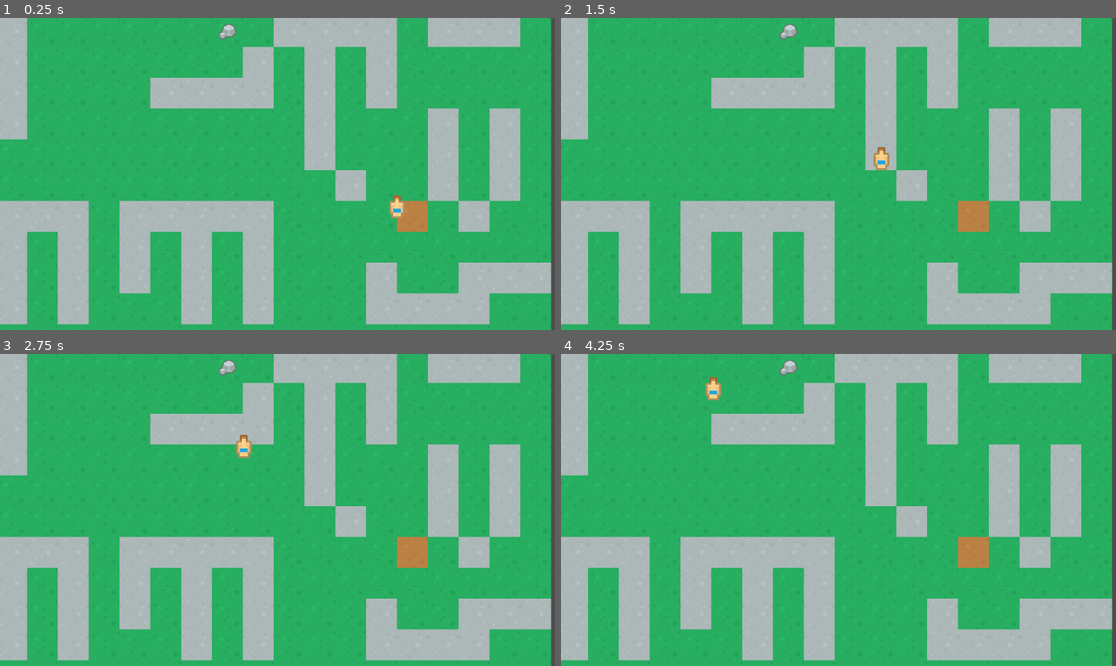
Above: before the commit, frames 1-4 (two rows, left to right).
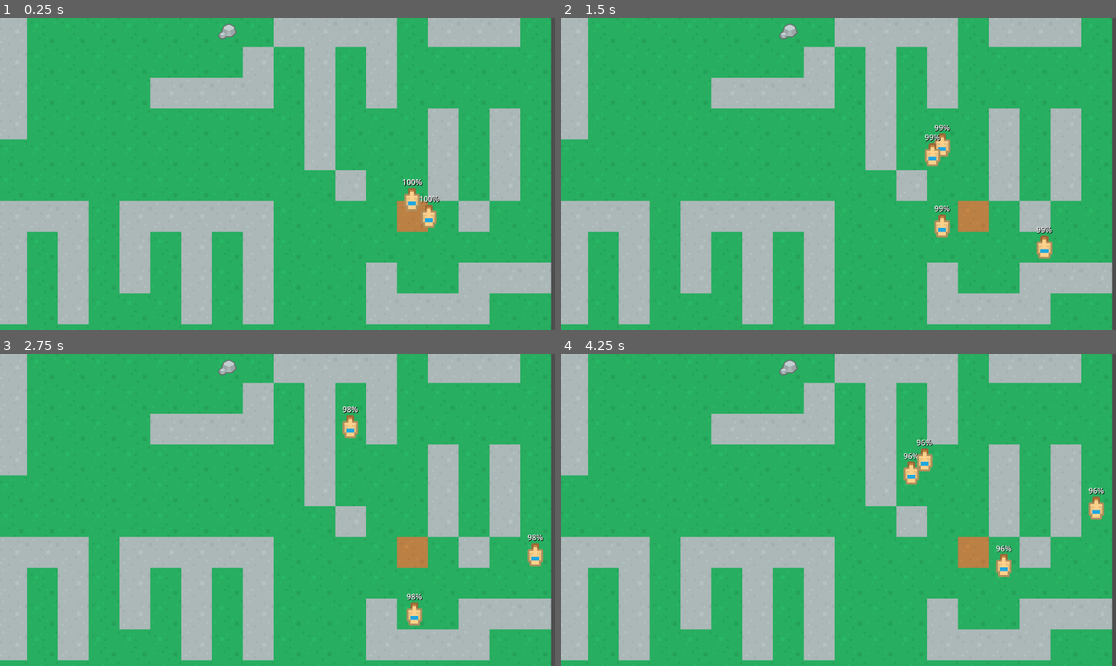
Above: after the commit, the same moments.

Repository: ApostolisSiampanis/intelligent-agents
Game: Godot game, scene res://scenes/main_scene.tscn
Two runs of this game, one before a commit and one after it. Both use one fixed random seed, a clock stepped at 60 frames per second and the inputs below. This scene is started directly instead of the project's main scene.
Inputs (mouse positions are in pixels of both pictures, inside the frame that each line leads up to):
- Up to frame 1 (0.25 s): no input
- Up to frame 2 (1.5 s): move the mouse to (810, 236) at 0.52 s; hold S (camera_move_down) 0.53-1.28 s; move the mouse to (1005, 220) at 1.27 s; tap A (camera_move_left) at 1.35 s
- Up to frame 3 (2.75 s): move the mouse to (111, 463) at 2.02 s; hold D (camera_move_right) from 2.03 s (still down)
- Up to frame 4 (4.25 s): move the mouse to (866, 510) at 2.77 s; release D (camera_move_right) at 2.78 s; tap W (camera_move_up) at 2.85 s; move the mouse to (755, 432) at 3.52 s; tap Middle mouse button (camera_pan) at 3.6 s

The runs differ from the first frame. In frame 1, 0.6% of the frame differs, in the area x 70-80%, y 51-68%; in frame 2, 1.0%; in frame 3, 0.9%; in frame 4, 1.1%, in the area x 26-98%, y 7-72%.
Error before the commit: Invalid call. Nonexistent function 'local_to_map' in base 'Nil'. (res://scripts/agent.gd:33)

Commit message:
Add energy logic
Add code for refilling energy and returning to spawn when needed

Co-Authored-By: Apostolis Siampanis <75365398+ApostolisSiampanis@users.noreply.github.com>

Diff:
--- a/scripts/agent.gd
+++ b/scripts/agent.gd
@@ -1,11 +1,15 @@
 extends CharacterBody2D
 
-var tile_map
+#var tile_map
+@onready var tile_map = %TileMap
+@onready var label = $Label
+@onready var timer = %Timer
 
 const SPEED: int = 150
+var energy := MAX_ENERGY_LEVEL
 var current_goal_type: String = "stone"
 
-enum State { WALKING, DECIDING, IDLE }
+enum State { WALKING, DECIDING, REFILLING, IDLE }
 enum SearchAlgorithm { EXPLORE, ASTAR, NONE }
 
 var available_tile_steps: Array[Vector2i] = [
@@ -14,7 +18,6 @@
 ]
 
 var current_state: State
-
 var current_search_algorithm: SearchAlgorithm
 
 var destination_pos: Vector2i
@@ -26,13 +29,24 @@
 
 var not_visited = []
 var visited = []
-# TODO: Remove
-var spawn
+
+var spawn_tile_type: String
+
+const MAX_ENERGY_LEVEL := 100
+const SPAWN_REFILL_ENERGY_THRESHOLD := MAX_ENERGY_LEVEL / 2
+const RETURN_TO_SPAWN_ENERGY_THRESHOLD := MAX_ENERGY_LEVEL / 3
+const ENERGY_LOSS_VALUE := 1
+const ENERGY_GAIN_VALUE := 10
 
 func _on_ready():
 	var current_tile_pos = tile_map.local_to_map(position)
-	spawn = get_tile_type(current_tile_pos)
-	valuable_tile_point_ids[spawn] = [get_point_id(current_tile_pos)]
+	spawn_tile_type = get_tile_type(current_tile_pos)
+	valuable_tile_point_ids[spawn_tile_type] = [get_point_id(current_tile_pos)]
+
+	label.text = str(energy) + "%"
+
+	# Connect timer signal
+	timer.timeout.connect(_on_timer_timeout)
 
 	# Initialize AStar
 	astar = AStar2D.new()
@@ -45,6 +59,7 @@
 	print("Agent is at x: " + str(position.x) + " y: " + str(position.y))
 
 func _physics_process(delta):
+	if current_state == State.IDLE || current_state == State.REFILLING: return
 	match current_state:
 		State.WALKING: walk(delta)
 		State.DECIDING: decide()
@@ -95,8 +110,12 @@
 	if goal_reached:
 		if current_search_algorithm == SearchAlgorithm.EXPLORE:
 			update_valuable_tiles(current_tile_pos, tile_type)
-
-		print("Found " + current_goal_type)
+		# If the agent is at spawn
+		elif get_point_id(current_tile_pos) == valuable_tile_point_ids[spawn_tile_type][0]:
+			# TODO: Check if the agent has any resources to leave at spawn
+			if energy <= SPAWN_REFILL_ENERGY_THRESHOLD:
+				current_state = State.REFILLING
+				return
 
 	redefine_goal(goal_reached)
 
@@ -179,7 +198,7 @@
 		# TODO: Change goal based on team goals
 		# TODO: Call choose_search_algorithm()
 		if current_goal_type == "stone":
-			change_goal(spawn)
+			change_goal(spawn_tile_type)
 		else:
 			change_goal("stone")
 		return
@@ -216,3 +235,19 @@
 
 func set_tile_map(tile_map: TileMap):
 	self.tile_map = tile_map
+
+func _on_timer_timeout():
+	if current_state == State.REFILLING:
+		var new_energy = energy + ENERGY_GAIN_VALUE
+		energy = MAX_ENERGY_LEVEL if new_energy > MAX_ENERGY_LEVEL else new_energy
+		if energy == MAX_ENERGY_LEVEL:
+			current_state = State.DECIDING
+	else:
+		energy -= ENERGY_LOSS_VALUE
+		if current_goal_type != spawn_tile_type && energy <= RETURN_TO_SPAWN_ENERGY_THRESHOLD:
+			change_goal(spawn_tile_type)
+
+	label.text = str(energy) + "%"
+
+	if energy <= 0:
+		queue_free()
